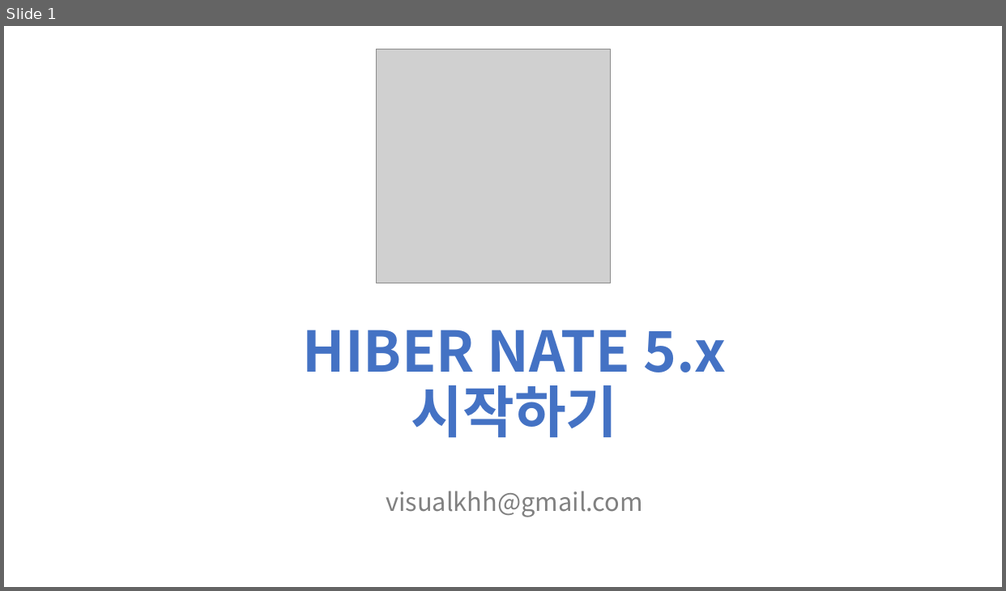
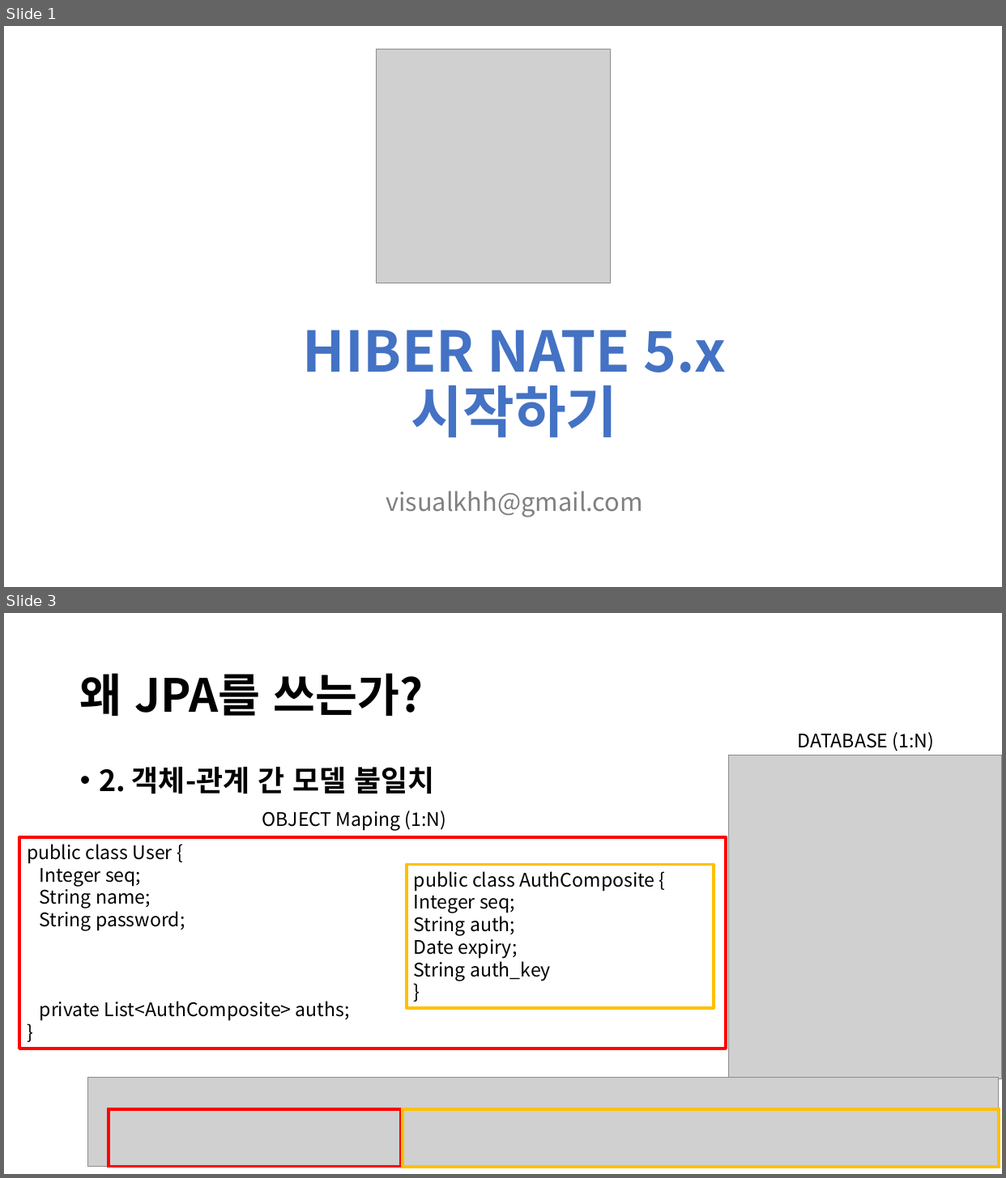
Before and after one commit to visualkhh/book-hibernate, a slide deck: hibernate5.x.pptx. Shown one above the other, each under a label of ours: slide 1 before the commit, slides 1 and 3 after it; the slides between them are not shown. The pictures are 1006x591 and 1006x1178 pixels, drawn with LibreOffice and Linux fonts; fonts in the diff are those of the drawing; grey boxes stand for pictures. Boxes give left, top, right and bottom in pixels: in the first picture for what was removed or moved away, otherwise in the second. Text is boxed around its words. In the diff, an @@ line names an element or a change of style, - is before the commit and + after.

```diff
--- a/hibernate5.x.pptx
+++ b/hibernate5.x.pptx
@@ slide 3 added at bbox=[4, 613, 1002, 1174], background #FFFFFF @@
@@ title added at bbox=[80, 673, 423, 716], 44 pt, text #000000, bold @@
+왜 JPA를 쓰는가?
@@ text added at bbox=[798, 732, 935, 752], 18 pt, text #000000 @@
+DATABASE (1:N)
@@ picture added at bbox=[729, 756, 1002, 1080] @@
@@ text added at bbox=[99, 767, 434, 794], 28 pt, text #000000, bold @@
+• 2. 객체-관계 간 모델 불일치
@@ text added at bbox=[262, 811, 447, 831], 18 pt, text #000000 @@
+OBJECT Maping (1:N)
@@ rectangle added at bbox=[19, 837, 727, 1050], outline #FF0000 3 pt, 18 pt, text #000000 @@
+public class User {
+Integer seq;
+String name;
+String password;
+private List<AuthComposite> auths;
+}
@@ rectangle added at bbox=[407, 865, 714, 1008], outline #FFC000 3 pt, 18 pt, text #000000 @@
+public class AuthComposite {
+Integer seq;
+String auth;
+Date expiry;
+String auth_key
+}
@@ picture added at bbox=[88, 1077, 999, 1166] @@
@@ rectangle added at bbox=[108, 1110, 402, 1166], outline #FF0000 3 pt @@
@@ rectangle added at bbox=[403, 1110, 999, 1167], outline #FFC000 3 pt @@
```
Also in this commit, not shown: 1 slide changed, 5 other slides added.
